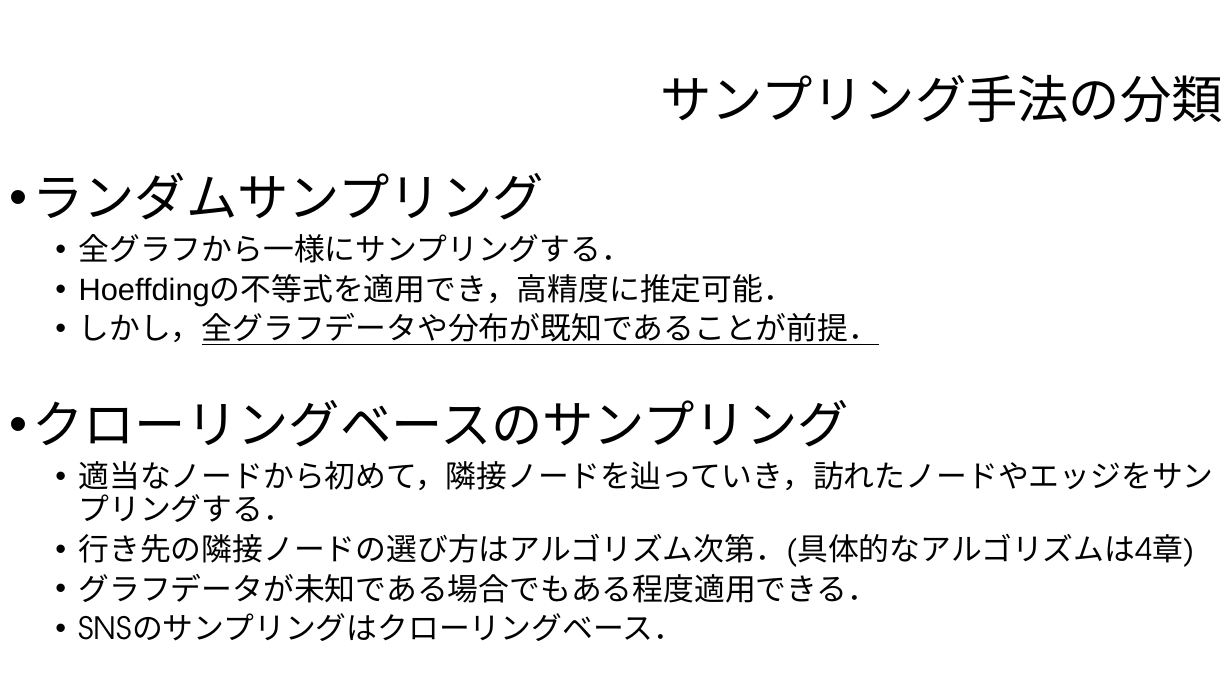
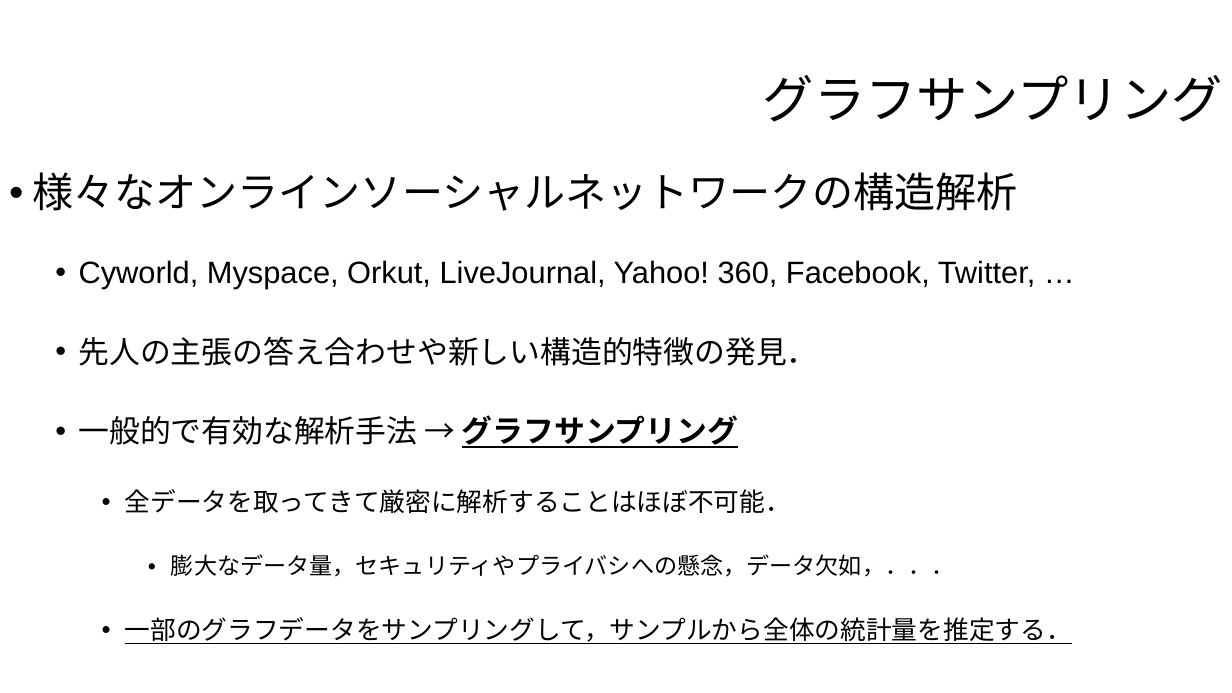
Before and after one commit to hiragaatsuya/trial_shudolab_2019, a slide deck: slide 10 of 第1回スライド.pptx (slide 12 before the commit). Drawn at 1232x693 pixels with LibreOffice and Linux fonts; fonts in the diff are those of the drawing; background and template pictures are left out. Boxes give left, top, right and bottom in pixels: in the first picture for what was removed or moved away, otherwise in the second. Text is boxed around its words. In the diff, an @@ line names an element or a change of style, - is before the commit and + after.

```diff
--- a/第1回スライド.pptx
+++ b/第1回スライド.pptx
@@ title at <box>763,75,1223,122</box>: text changed @@
-サンプリング手法の分類
+グラフサンプリング
@@ text at <box>32,172,1072,644</box>: text changed; font TeX Gyre Adventor to Arial @@
-• ランダムサンプリング
-  • 全グラフから一様にサンプリングする．
-  • Hoeffdingの不等式を適用でき，高精度に推定可能．
-  • しかし，全グラフデータや分布が既知であることが前提．
-• クローリングベースのサンプリング
-  • 適当なノードから初めて，隣接ノードを辿っていき，訪れたノードやエッジをサンプリングする．
-  • 行き先の隣接ノードの選び方はアルゴリズム次第．(具体的なアルゴリズムは4章)
-  • グラフデータが未知である場合でもある程度適用できる．
-  • SNSのサンプリングはクローリングベース．
+• 様々なオンラインソーシャルネットワークの構造解析
+  • Cyworld, Myspace, Orkut, LiveJournal, Yahoo! 360, Facebook, Twitter, …
+  • 先人の主張の答え合わせや新しい構造的特徴の発見．
+  • 一般的で有効な解析手法 → グラフサンプリング
+    • 全データを取ってきて厳密に解析することはほぼ不可能．
+      • 膨大なデータ量，セキュリティやプライバシへの懸念，データ欠如，．．．
+    • 一部のグラフデータをサンプリングして，サンプルから全体の統計量を推定する．
```
Also in this commit, not shown: 6 other slides changed, 2 slides added, 5 slides removed, 2 other files.
